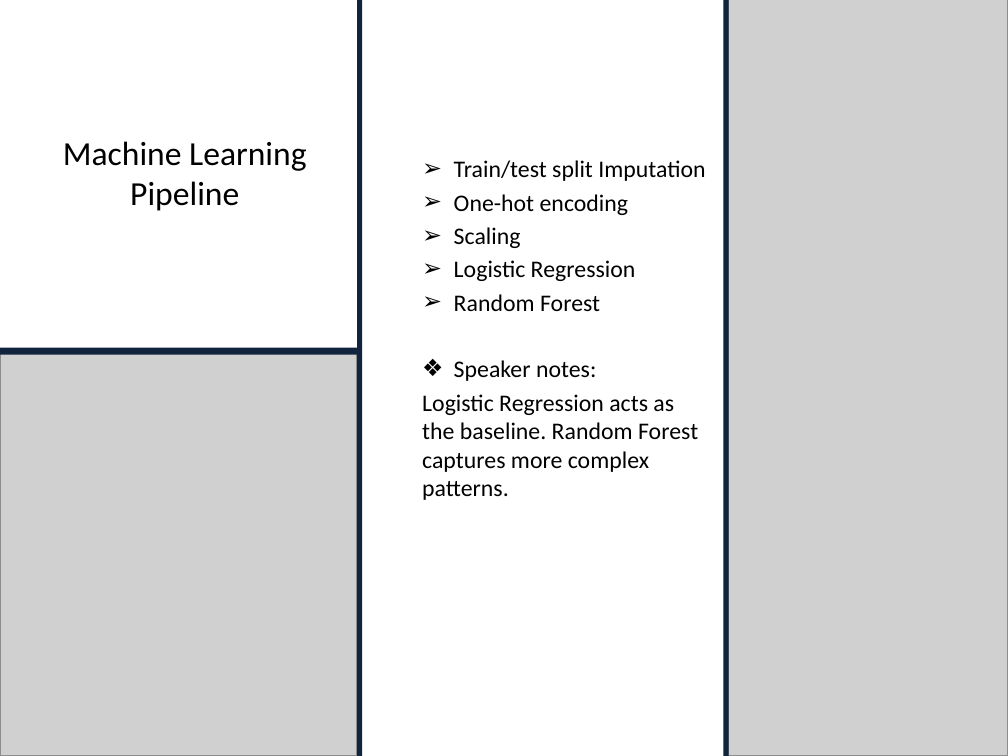
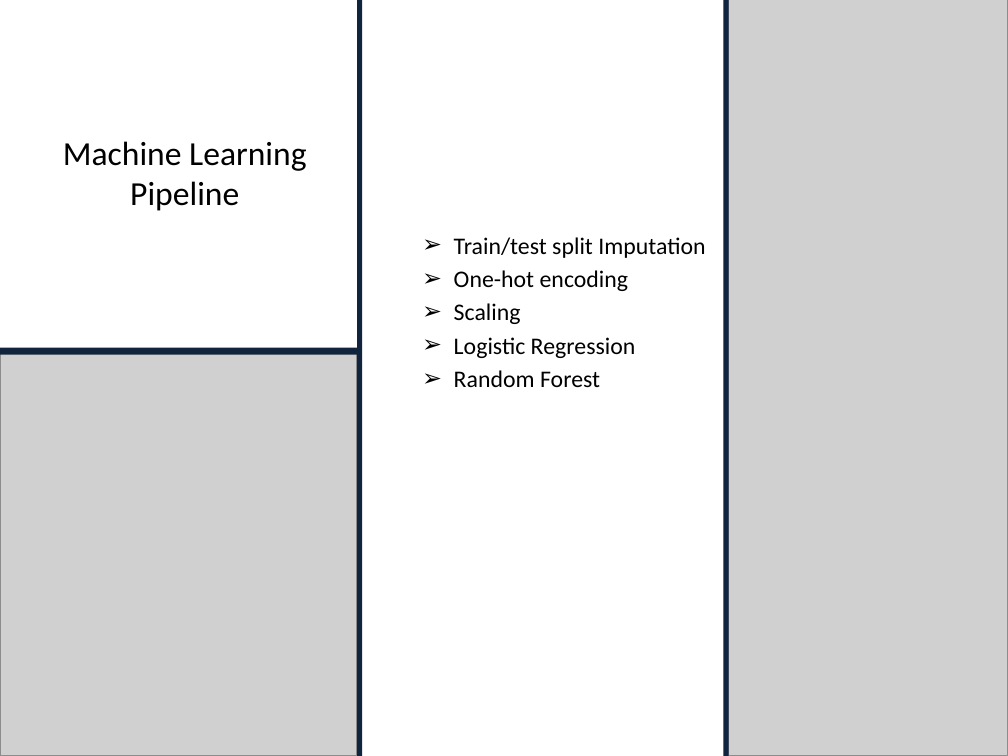
Before and after one commit to abhishekraman2001/AI-Health, a slide deck: slide 9 of akr3222-SelfLearningTuotorial.pptx. Drawn at 1008x756 pixels with LibreOffice and Linux fonts; fonts in the diff are those of the drawing; grey boxes stand for pictures. Boxes give left, top, right and bottom in pixels: in the first picture for what was removed or moved away, otherwise in the second. Text is boxed around its words. In the diff, an @@ line names an element or a change of style, - is before the commit and + after.

```diff
--- a/akr3222-SelfLearningTuotorial.pptx
+++ b/akr3222-SelfLearningTuotorial.pptx
@@ text at (422,360,698,500): paragraphs removed @@
-  ❖ Speaker notes:
-  Logistic Regression acts as the baseline. Random Forest captures more complex patterns.
```
Also in this commit, not shown: 10 other slides changed.
